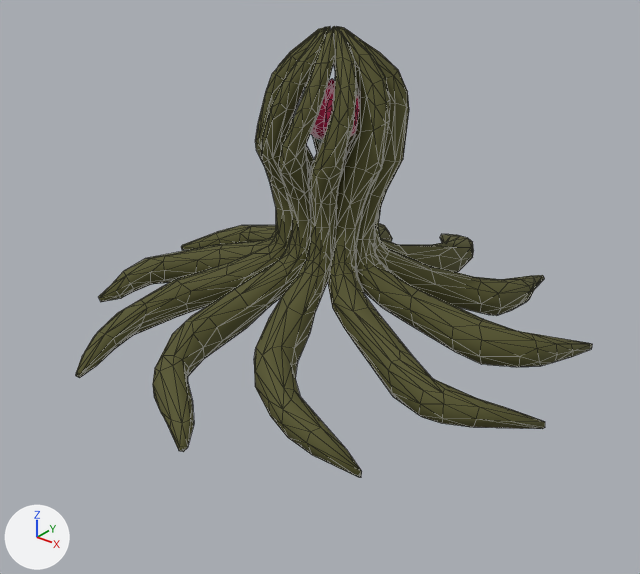
Before and after pictures for a commit that changed the glTF model Assets/GLTF/PlantPinoState00.gltf.
Both versions are drawn from a 50 mm lens placed at (1.65, -2.08, 1.29), pointed at (0.05, -0.08, 0.05). The lights are fixed; the arrows at lower left show +X, +Y and +Z. Mesh edges are drawn as thin lines on the coarser meshes. Where no turn or scale is listed for an object, it has been applied to the vertices. Vertices at the same position are counted once.

The first picture shows 'Flower.003', 'Pino1'.
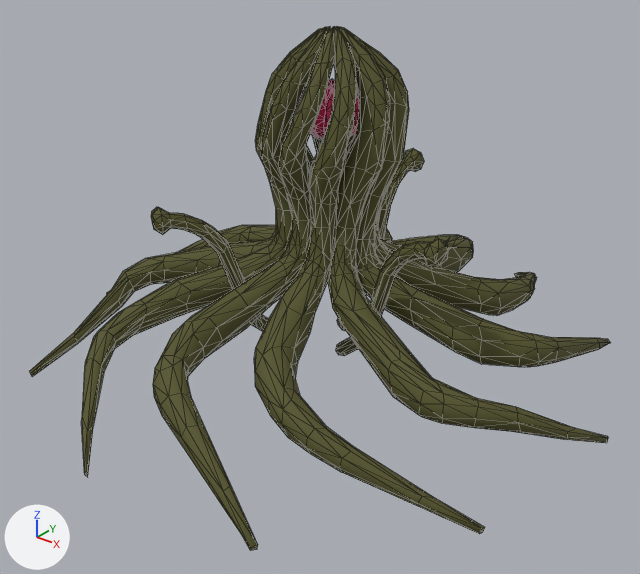
Where the change shows, as pixel boxes (x1, y1, x2, y2) in the pictures (640 x 574 px; the box of a moved part takes in the faces that stretch with it):
```json
{"object": "Pino1", "change": "reshaped", "before": [76, 26, 592, 477], "after": [30, 26, 610, 551], "on screen": "12% wider, 16% taller"}
{"object": "Stem", "change": "added", "after": [151, 148, 449, 356], "on screen": "yellow"}
{"part": 1, "of": "me_cylinder_001", "change": "moved or reshaped", "before": [76, 234, 592, 477], "after": [81, 235, 610, 551]}
{"part": 2, "of": "me_cylinder_001", "change": "moved or reshaped", "before": [99, 225, 250, 302], "after": [30, 225, 250, 377]}
{"part": 3, "of": "me_cylinder_001", "change": "moved or reshaped", "before": [273, 28, 384, 225], "after": [273, 28, 384, 225]}
{"part": 4, "of": "me_cylinder_001", "change": "moved or reshaped", "before": [313, 210, 363, 273], "after": [313, 210, 363, 273]}
```

The change, as JSON lines over the scene's bpy script:
```json
{"block": "me_cylinder_001", "where": "# used by ob_pino1; location = (0.0, 0.0, -0.085)"}
{"op": "remove", "block": "me_cylinder_001", "code": "me_cylinder_001.from_pydata(...)  # 1687 vertices, 3334 faces; spans x -0.82..0.87, y -0.81..0.88, z -0.05..0.93"}
{"op": "add", "block": "me_cylinder_001", "code": "me_cylinder_001.from_pydata(...)  # 1754 vertices, 3468 faces; spans x -0.95..0.97, y -0.93..0.99, z -0.18..0.93"}
{"block": "me_cylinder_001", "change": "me_cylinder_001 part 1: 22 vertices moved from x -0.41..0.86, y -0.75..0.87, z -0.04..0.03 to x -0.39..0.9, y -0.83..0.8, z -0.13..0.02; 101 vertices removed from x -0.54..0.87, y -0.81..0.88, z -0.05..0.1; 170 vertices added at x -0.84..0.97, y -0.93..0.99, z -0.18..0.1"}
{"block": "me_cylinder_001", "change": "me_cylinder_001 part 2: 4 vertices moved from x -0.82..-0.66, y -0.38..0.13, z -0.04..-0.03 to x -0.87..-0.67, y -0.52..0.16, z -0.09..0.0; 27 vertices removed from x -0.82..-0.64, y -0.38..0.23, z -0.05..0.04; 39 vertices added at x -0.95..-0.64, y -0.72..0.22, z -0.18..0.04"}
{"block": "me_cylinder_001", "change": "me_cylinder_001 part 3: 20 vertices removed from x -0.21..0.17, y -0.16..0.11, z 0.47..0.85; 10 vertices added at x -0.22..0.16, y -0.16..0.11, z 0.47..0.83"}
{"block": "me_cylinder_001", "change": "me_cylinder_001 part 4: 8 vertices removed from x -0.15..0.17, y -0.14..0.02, z 0.25..0.31; 4 vertices added at x -0.14..0.17, y -0.13..0.02, z 0.26..0.3"}
{"op": "add", "block": "me_cylinder_006", "code": ["me_cylinder_006 = bpy.data.meshes.new('Cylinder.006')", "me_cylinder_006.from_pydata(...)  # 243 vertices, 474 faces; spans x -0.31..0.529, y -0.476..0.544, z -0.127..0.436", "me_cylinder_006.materials.append(mat_pinobark)  # dark yellow #555429"]}
{"op": "add", "block": "ob_stem", "code": ["ob_stem = bpy.data.objects.new('Stem', me_cylinder_006)", "ob_stem.location = (0.0, 0.0, -0.085)"]}
```
